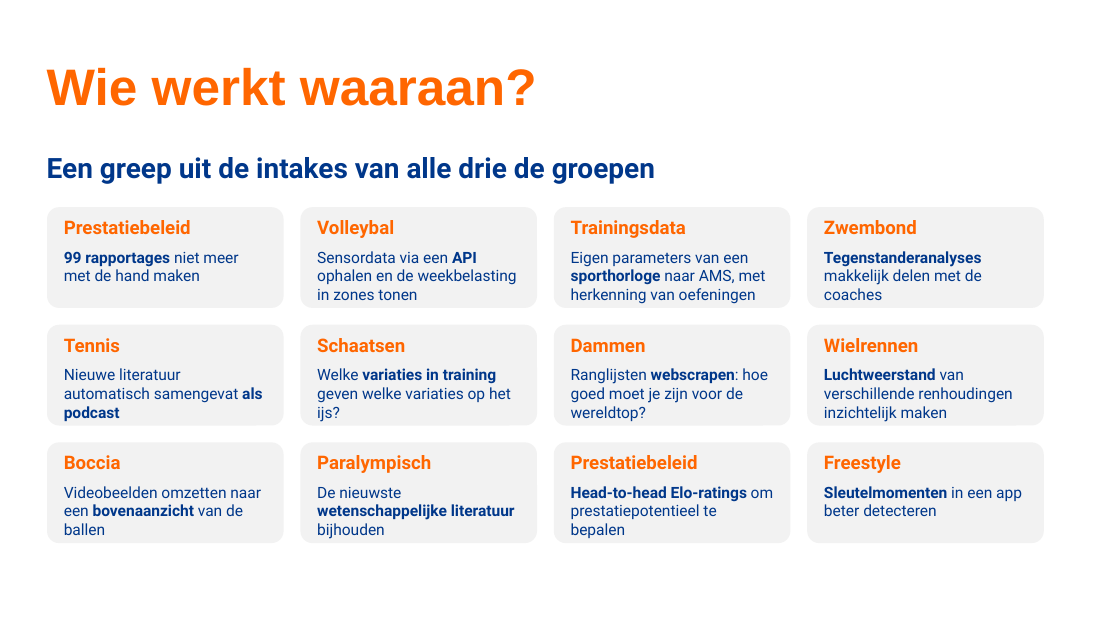
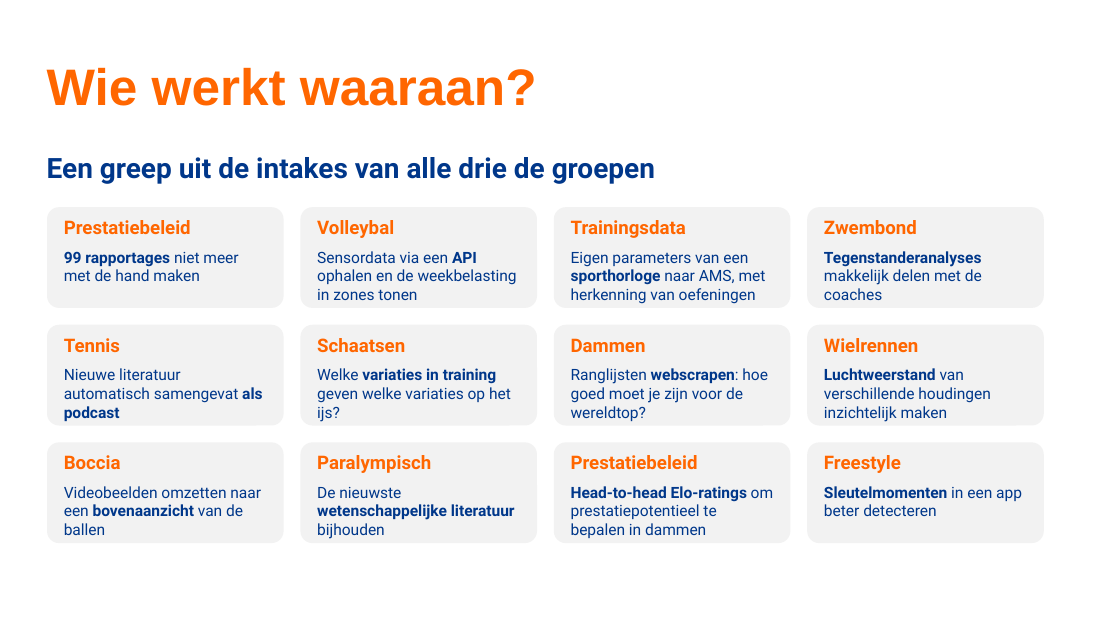
Before and after one commit to TeamNLSportScienceCentre/teamnl-agentic-engineering, a slide deck: slide 11 of docs/agentic-engineering-sessie-1.pptx (slide 12 before the commit). Drawn at 1120x630 pixels with LibreOffice and Linux fonts; fonts in the diff are those of the drawing; background and template pictures are left out. Boxes give left, top, right and bottom in pixels: in the first picture for what was removed or moved away, otherwise in the second. Text is boxed around its words. In the diff, an @@ line names an element or a change of style, - is before the commit and + after.

```diff
--- a/docs/agentic-engineering-sessie-1.pptx
+++ b/docs/agentic-engineering-sessie-1.pptx
@@ text at [824, 368, 991, 422]: text changed @@
-Luchtweerstand van verschillende renhoudingen inzichtelijk maken
+Luchtweerstand van verschillende houdingen inzichtelijk maken
@@ text at [571, 486, 773, 538]: text changed @@
-Head-to-head Elo-ratings om prestatiepotentieel te bepalen
+Head-to-head Elo-ratings om prestatiepotentieel te bepalen in dammen
```
Also in this commit, not shown: 21 other slides changed, 2 slides added, 3 slides removed.
